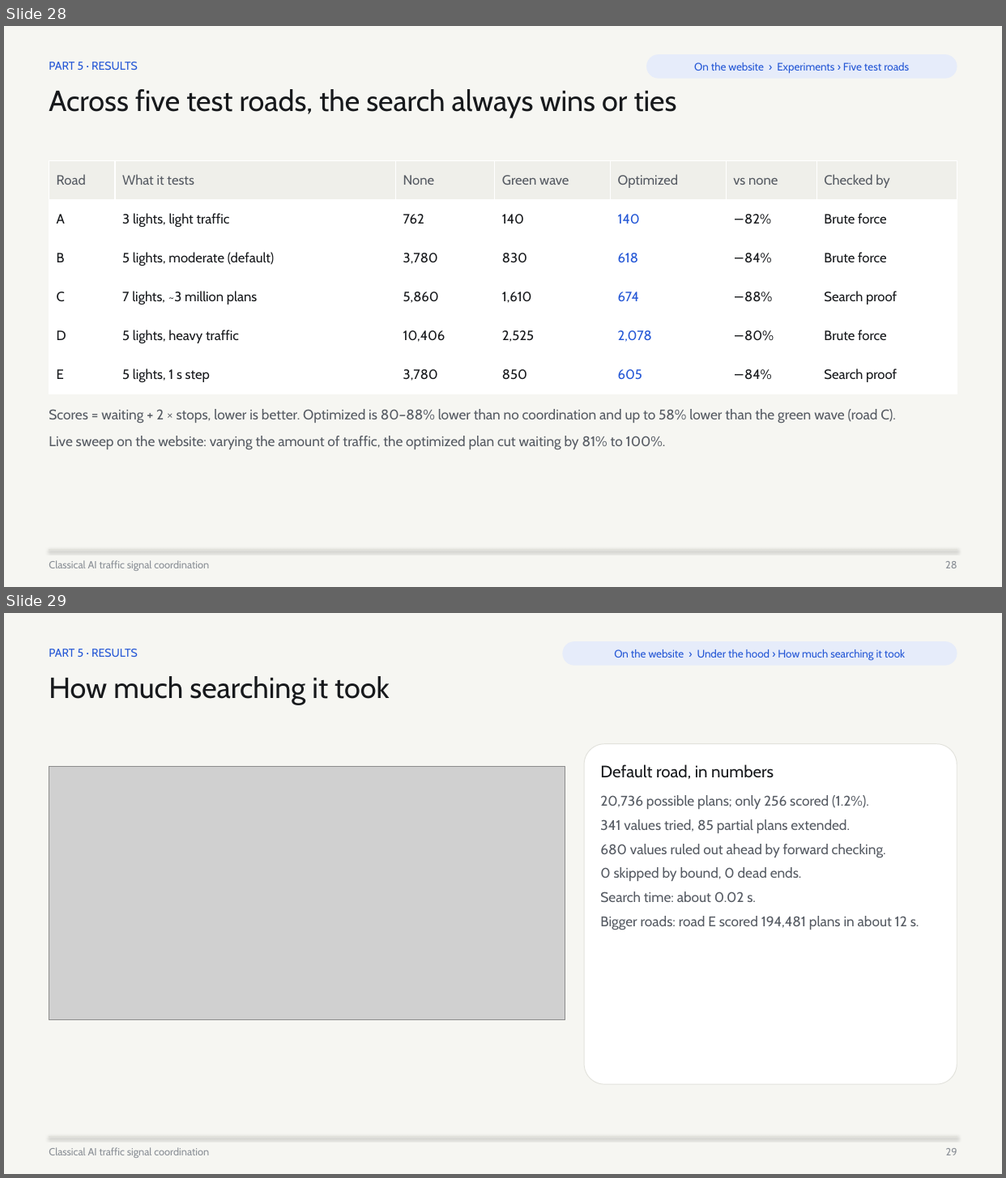
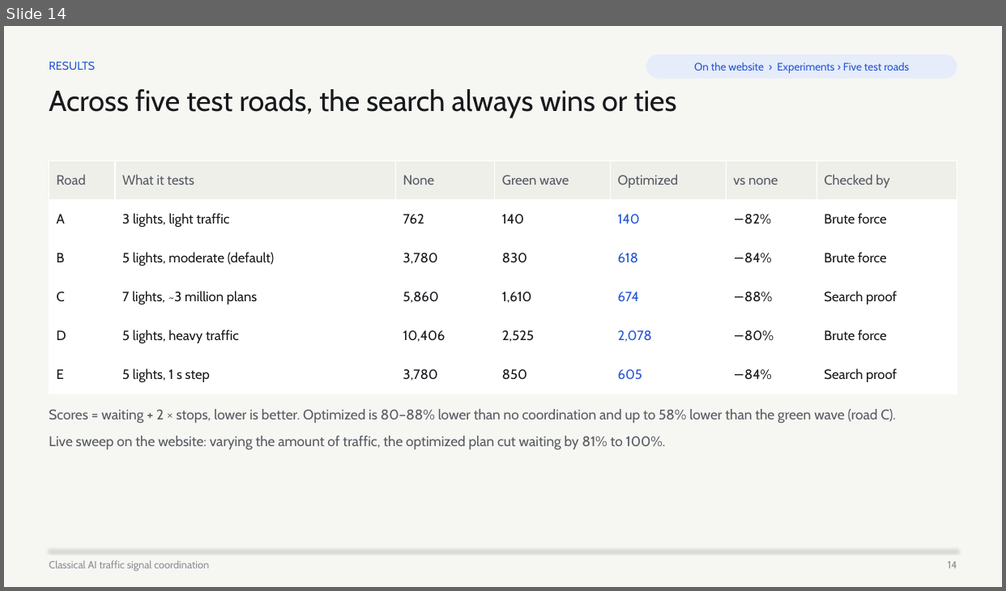
Before and after one commit to vyeos/fai-project, a slide deck: deliverables/final_slides.pptx. Shown one above the other, each under a label of ours: slides 28 and 29 before the commit, slide 14 after it. The pictures are 1006x1178 and 1006x591 pixels, drawn with LibreOffice and Linux fonts; fonts in the diff are those of the drawing; grey boxes stand for pictures. Boxes give left, top, right and bottom in pixels: in the first picture for what was removed or moved away, otherwise in the second. Text is boxed around its words. In the diff, an @@ line names an element or a change of style, - is before the commit and + after.

```diff
--- a/deliverables/final_slides.pptx
+++ b/deliverables/final_slides.pptx
@@ slide 29 removed at (4, 613, 1002, 1174), background #FFFFFF @@
@@ rectangle removed at (4, 613, 1002, 1174) @@
@@ text removed at (49, 649, 138, 657) @@
-PART 5 · RESULTS
@@ rounded rectangle removed at (562, 641, 957, 666) @@
-On the website › Under the hood › How much searching it took
@@ text removed at (49, 676, 390, 705) @@
-How much searching it took
@@ rounded rectangle removed at (584, 744, 957, 1084) @@
@@ picture removed at (49, 766, 565, 1020) @@
@@ text removed at (600, 764, 774, 779) @@
-Default road, in numbers
@@ text removed at (600, 795, 919, 930) @@
-20,736 possible plans; only 256 scored (1.2%).
-341 values tried, 85 partial plans extended.
-680 values ruled out ahead by forward checking.
-0 skipped by bound, 0 dead ends.
-Search time: about 0.02 s.
-Bigger roads: road E scored 194,481 plans in about 12 s.
@@ line removed from (49, 1137) to (957, 1137) @@
@@ text removed at (49, 1148, 209, 1158) @@
-Classical AI traffic signal coordination
@@ text removed at (946, 1148, 957, 1156) @@
-29
@@ what was slide 28 is now slide 14 @@
@@ slide 14 changed as well @@
@@ text at (49, 62, 95, 70): text changed @@
-PART 5 · RESULTS
+RESULTS
@@ text at (948, 561, 957, 569): text changed @@
-28
+14
```
Also in this commit, not shown: 13 other slides changed, 1 slide added, 18 other slides removed, 3 other files.
